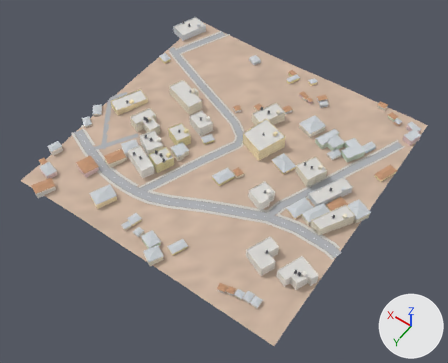
Before and after pictures for a commit that changed the glTF model city/hi/t_13_-8.glb.
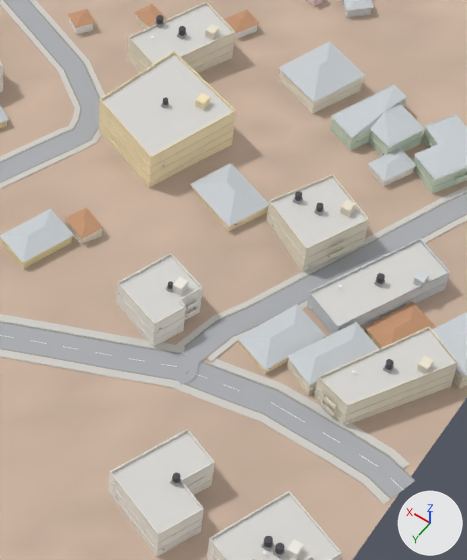
The first picture shows the older version from a 50 mm camera at (3253.0, -1627.0, 422.0) aimed at (3447.0, -1898.0, -3.0). The close-ups show the older and then the newer version on the part from 47% to 80% of the width and 28% to 76% of the height of that picture. Only the edits that show in the close-ups are written down. Lighting does not change. The marker at lower right points along +X, +Y and +Z. Vertices at exactly the same position are counted once.

Objects in the first close-up: 'Buildings-col', 'Details', 'Roads-col', 'Sidewalks-col', 'Terrain-col'.
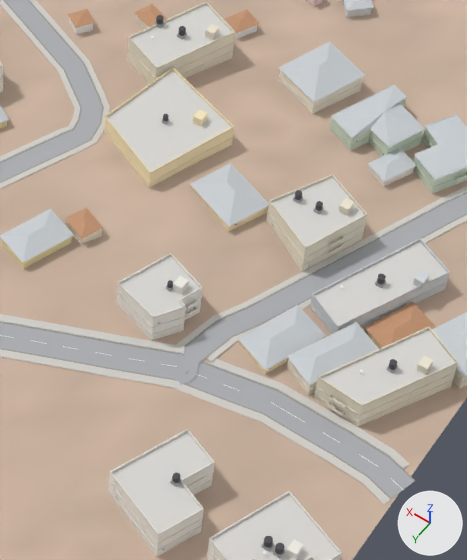
Pixel boxes (x1, y1, x2, y2) of what changed, in the close-ups (467 x 560 px; the box of a moved part takes in the faces that stretch with it):
part 1 of me_buildings_col, moved or reshaped: before (99, 54, 457, 426); after (104, 70, 457, 427)
part 2 of me_details, moved or reshaped: before (161, 102, 169, 109); after (162, 119, 169, 125)
part 3 of me_details, moved or reshaped: before (163, 97, 168, 105); after (163, 114, 168, 121)
part 4 of me_details, moved or reshaped: before (195, 93, 210, 110); after (193, 109, 208, 127)
part 5 of me_details, moved or reshaped: before (151, 111, 236, 159); after (305, 214, 367, 250)
part 6 of me_details, moved or reshaped: before (320, 400, 336, 416); after (327, 401, 344, 416)
part 7 of me_details, moved or reshaped: before (321, 393, 337, 409); after (328, 394, 346, 409)
part 8 of me_details, deleted: before (99, 110, 235, 168)
part 9 of me_details, deleted: before (100, 51, 174, 100)
part 10 of me_details, deleted: before (100, 99, 152, 159)
part 11 of me_details, deleted: before (174, 51, 236, 111)
part 12 of me_details, moved or reshaped: before (99, 36, 458, 555); after (104, 67, 458, 555)

The change, as a diff of the scene's bpy script:
```diff
--- a/city/hi/t_13_-8.glb.py
+++ b/city/hi/t_13_-8.glb.py
@@ me_buildings_col @@
 # used by ob_buildings_col; location = (0.0, 0.0, 0.0)
-me_buildings_col.from_pydata(...)  # 950 vertices, 1118 faces; spans x 3325.0..3596.0, y -2049.0..-1787.0, z 5.0..25.0
+me_buildings_col.from_pydata(...)  # 958 vertices, 1128 faces; spans x 3325.0..3596.0, y -2049.0..-1787.0, z 5.0..21.0
+# me_buildings_col part 1
+# 2 vertices are removed from x 3376.0, y -1913.0, z 8.0..12.0
+# 8 faces are deleted
+# 3 vertices in x 3419.0..3444.0, y -1959.0..-1923.0, z 25.0 move by (0.0, 0.0, -7.0)
+# 10 vertices move from x 3349.0..3451.0, y -1943.0..-1881.0, z 7.0..25.0 to x 3346.0..3450.0, y -1944.0..-1883.0, z 7.0..20.0
+# 2 vertices are added at (3376.0, -1912.0, 8.0), (3376.0, -1912.0, 12.0)
+# 4 new faces join them, mat_wall
+# 4 new faces join them, mat_roof
+# other edits to the shape of me_buildings_col do not show in these pictures
 me_buildings_col.materials.append(mat_wall)
@@ me_details @@
 # used by ob_details; location = (0.0, 0.0, 0.0)
-me_details.from_pydata(...)  # 5127 vertices, 8390 faces; spans x 3325.0..3596.0, y -2047.0..-1787.0, z 7.0..27.0
+me_details.from_pydata(...)  # 5065 vertices, 8270 faces; spans x 3325.0..3596.0, y -2047.0..-1787.0, z 7.0..24.0
+# me_details part 2: the loose piece of 8 vertices spanning x 3435.0..3436.0, y -1942.0..-1940.0, z 25.0..26.0 is moved by (0.0, 0.0, -6.0)
+# me_details part 3: the loose piece of 21 vertices spanning x 3435.0..3436.0, y -1942.0..-1940.0, z 26.0..27.0 is moved by (0.0, 0.0, -6.0)
+# me_details part 4: the loose piece of 8 vertices spanning x 3426.0..3429.0, y -1949.0..-1945.0, z 25.0..27.0 is moved by (0.0, 0.0, -6.0)
+# me_details part 5: the loose piece of 8 vertices spanning x 3419.0..3429.0, y -1950.0..-1923.0, z 25.0 is scaled about its middle by (0.779, 0.708, 1), then moved by (-46.0, 2.0, -6.0)
+# me_details part 6: the loose piece of 24 vertices spanning x 3352.0..3356.0, y -1892.0..-1890.0, z 10.0..11.0 is moved by (-2.0, -1.0, 0.0)
+# me_details part 7: the loose piece of 24 vertices spanning x 3352.0..3356.0, y -1892.0..-1890.0, z 13.0..14.0 is moved by (-2.0, -1.0, 0.0)
+# me_details part 8: the loose piece of 24 vertices spanning x 3419.0..3451.0, y -1959.0..-1923.0, z 21.0 is deleted
+# me_details part 9: the loose piece of 8 vertices spanning x 3444.0..3451.0, y -1959.0..-1932.0, z 25.0 is deleted
+# me_details part 10: the loose piece of 8 vertices spanning x 3428.0..3451.0, y -1932.0..-1923.0, z 25.0 is deleted
+# me_details part 11: the loose piece of 8 vertices spanning x 3419.0..3444.0, y -1959.0..-1950.0, z 25.0 is deleted
+# me_details part 12: 191 vertices moved within x 3340.0..3585.0, y -2040.0..-1833.0, z 10.0..24.0; 173 vertices removed from x 3339.0..3549.0, y -2021.0..-1838.0, z 9.0..23.0; 167 vertices added at x 3335.0..3549.0, y -2020.0..-1836.0, z 9.0..23.0
+# other edits to the shape of me_details do not show in these pictures
 me_details.materials.append(mat_props)
```
